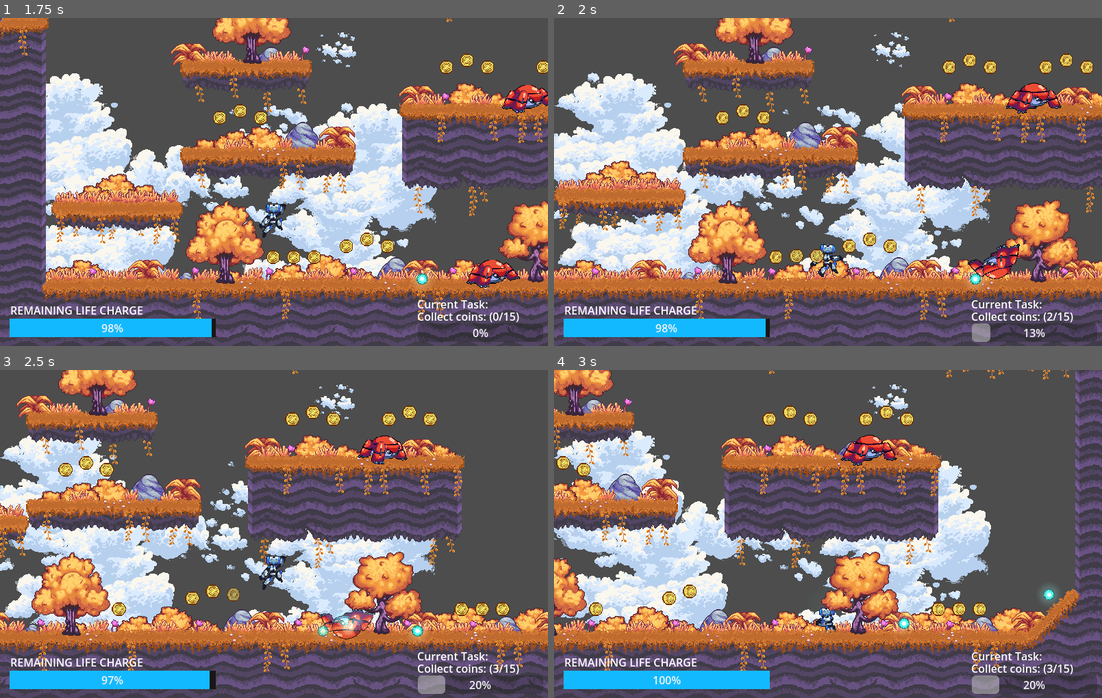
Above: before the commit, frames 1-4 (two rows, left to right).
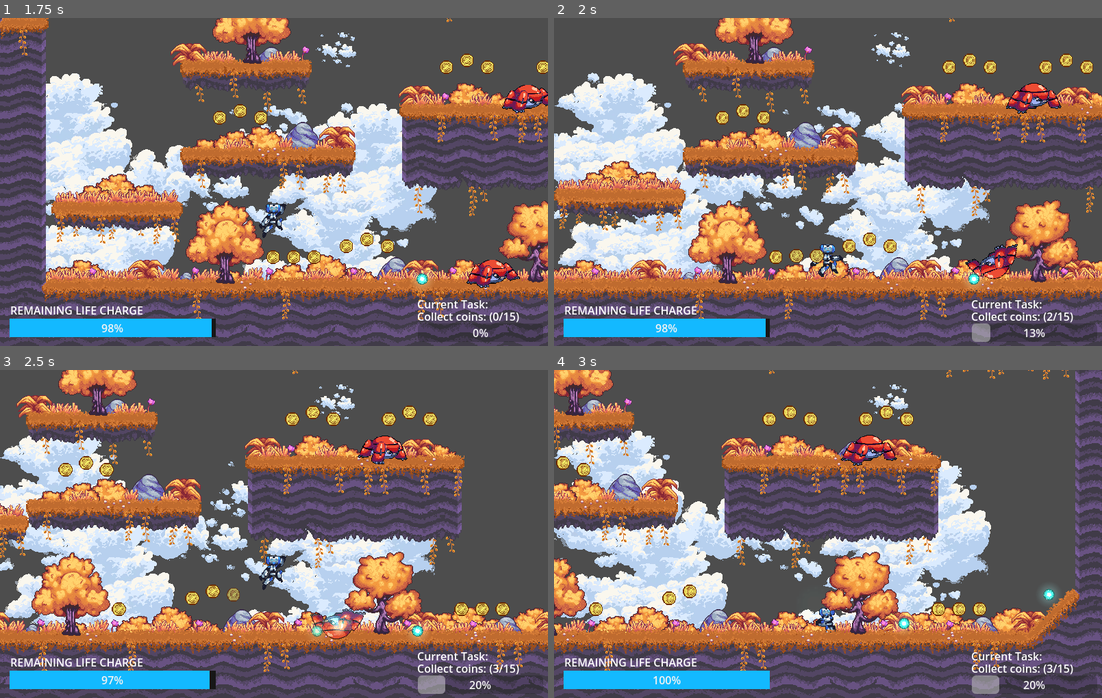
Above: after the commit, the same moments.

Repository: javidwaldron/2D-Platformer
Game: Godot game, scene res://main_menu.tscn
Same seed, same stepped clock (60 frames per second), same inputs: the game is played once before the commit and once after it.
Inputs (mouse positions are in pixels of both pictures, inside the frame that each line leads up to):
- Up to frame 1 (1.75 s): click "Start Game" at 0.5 s; tap Enter at 1.25 s; move the mouse to (394, 165) at 1.27 s; hold Right (move_right) from 1.28 s (still down); tap Space (shoot) at 1.35 s; click (394, 165) at 1.42 s; tap Up (jump) at 1.52 s
- Up to frame 2 (2 s): keep holding Right (move_right)
- Up to frame 3 (2.5 s): keep holding Right (move_right); move the mouse to (164, 550) at 2.02 s; tap Space (shoot) at 2.1 s; tap Up (jump) at 2.27 s
- Up to frame 4 (3 s): move the mouse to (882, 461) at 2.77 s; release Right (move_right) at 2.78 s; hold Left (move_left) from 2.78 s (still down); tap Space (shoot) at 2.85 s

Frame 1 is identical in both runs. In frame 2, 0.4% of the frame differs, in the area x 75-85%, y 68-82%; in frame 3, 0.7%, in the area x 56-69%, y 72-83%; in frame 4, less than 0.1%.
Error before the commit: Cannot call method 'is_colliding' on a null value. (res://enemy/enemy.gd:40)

Commit message:
fix problems caused by my push T T

Diff:
--- a/2dPlatformeer/enemy/enemy.tscn
+++ b/2dPlatformeer/enemy/enemy.tscn
@@ -268,16 +268,19 @@
 script = ExtResource("5")
 
 [node name="PlatformDetector" type="RayCast2D" parent="."]
+visible = false
 position = Vector2(0, 6)
 target_position = Vector2(0, 8)
 collision_mask = 8
 
 [node name="FloorDetectorLeft" type="RayCast2D" parent="."]
+visible = false
 position = Vector2(-15, -4)
 target_position = Vector2(0, 35)
 collision_mask = 24
 
 [node name="FloorDetectorRight" type="RayCast2D" parent="."]
+visible = false
 position = Vector2(15.5, -3)
 target_position = Vector2(0, 35)
 collision_mask = 24
@@ -326,4 +329,12 @@
 wait_time = 3.0
 one_shot = true
 
+[node name="RayCastPlayerLeft" type="RayCast2D" parent="."]
+target_position = Vector2(-250, 0)
+
+[node name="RayCastPlayerRight" type="RayCast2D" parent="."]
+target_position = Vector2(250, 0)
+
+[node name="AttackTimer" type="Timer" parent="."]
+
 [connection signal="timeout" from="Timer" to="." method="_on_timer_timeout"]
Not shown, changed: .DS_Store
Not shown, added: 2dPlatformeer/.DS_Store
